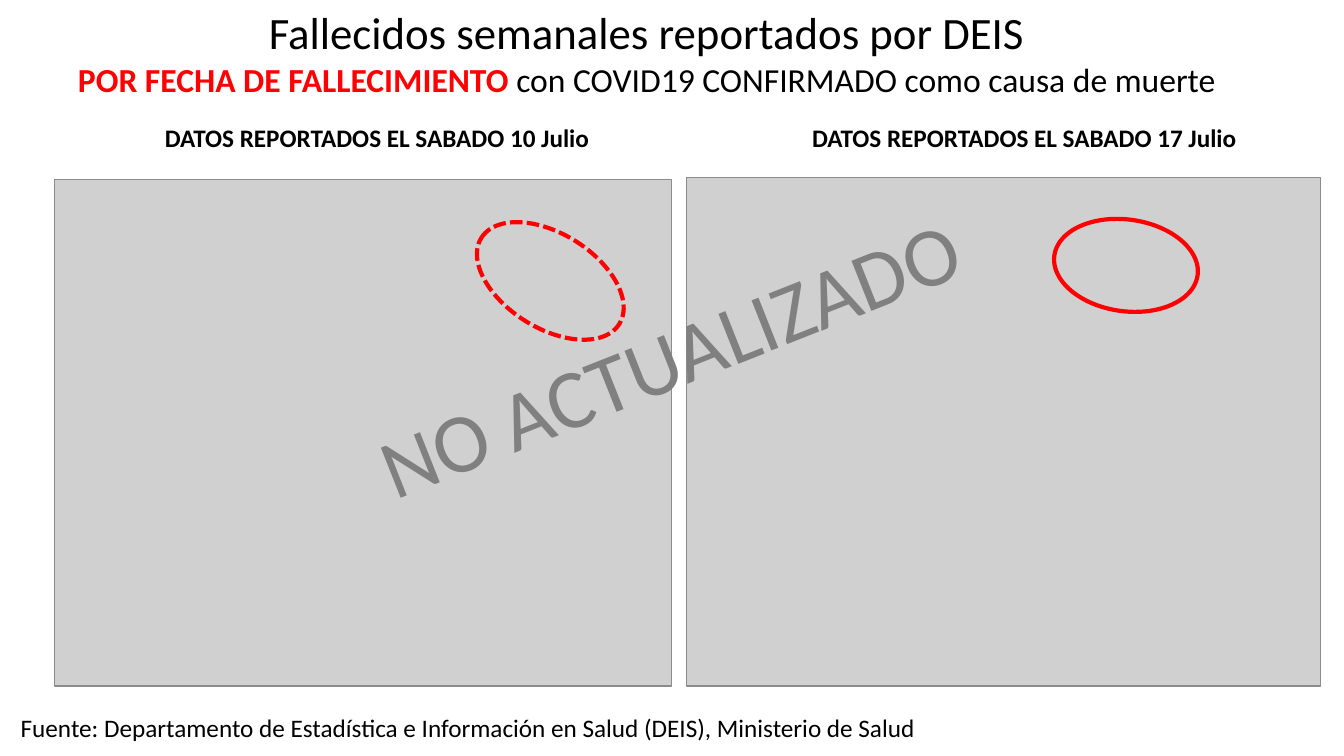
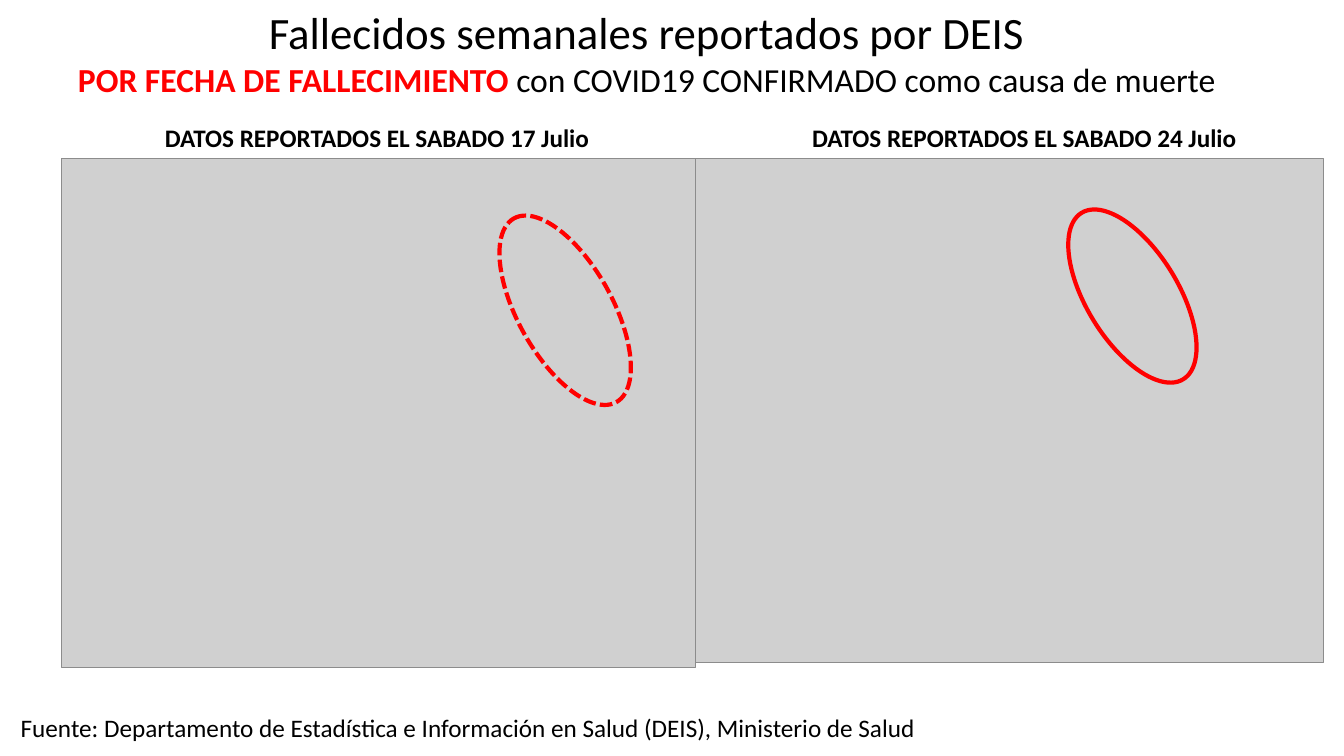
Before and after one commit to dataCovid19CL/capsulasSemanales, a slide deck: slide 8 of DATOS COVID Chile 2021 07 24.pptx. Drawn at 1344x756 pixels with LibreOffice and Linux fonts; fonts in the diff are those of the drawing; grey boxes stand for pictures. Boxes give left, top, right and bottom in pixels: in the first picture for what was removed or moved away, otherwise in the second. Text is boxed around its words. In the diff, an @@ line names an element or a change of style, - is before the commit and + after.

```diff
--- a/DATOS COVID Chile 2021 07 24.pptx
+++ b/DATOS COVID Chile 2021 07 24.pptx
@@ text at box(165, 129, 589, 147): text changed @@
-DATOS REPORTADOS EL SABADO 10 Julio
+DATOS REPORTADOS EL SABADO 17 Julio
@@ text at box(812, 129, 1236, 148): text changed @@
-DATOS REPORTADOS EL SABADO 17 Julio
+DATOS REPORTADOS EL SABADO 24 Julio
@@ picture: place and size @@
-picture at box(687, 177, 1321, 687)
+picture at box(62, 158, 696, 667)
@@ picture added at box(694, 158, 1324, 662) @@
@@ picture removed at box(54, 180, 673, 687) @@
@@ text removed at box(353, 185, 991, 526) @@
-NO ACTUALIZADO
@@ ellipse at box(472, 195, 658, 426): rotation 32 to 60 degrees @@
@@ ellipse at box(1043, 189, 1223, 403): rotation 7 to 58 degrees @@
```
Also in this commit, not shown: 1 other slide changed.
